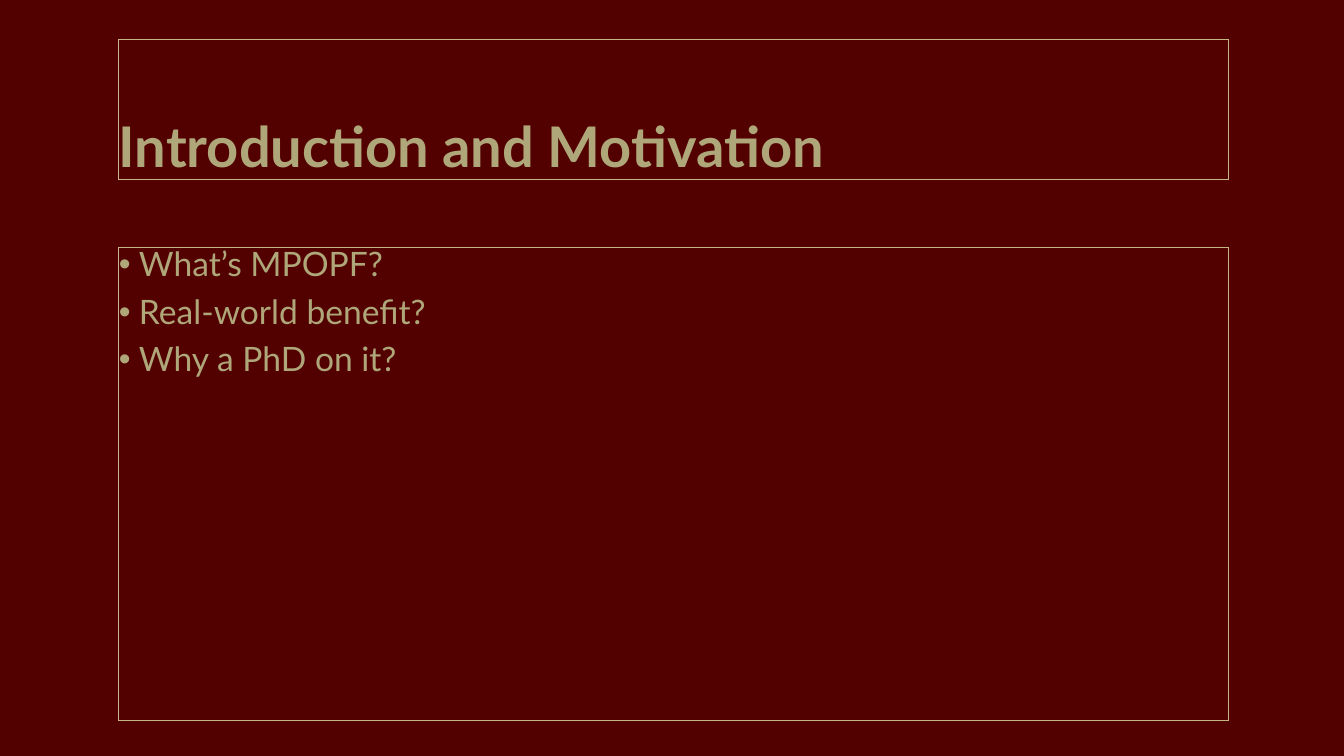
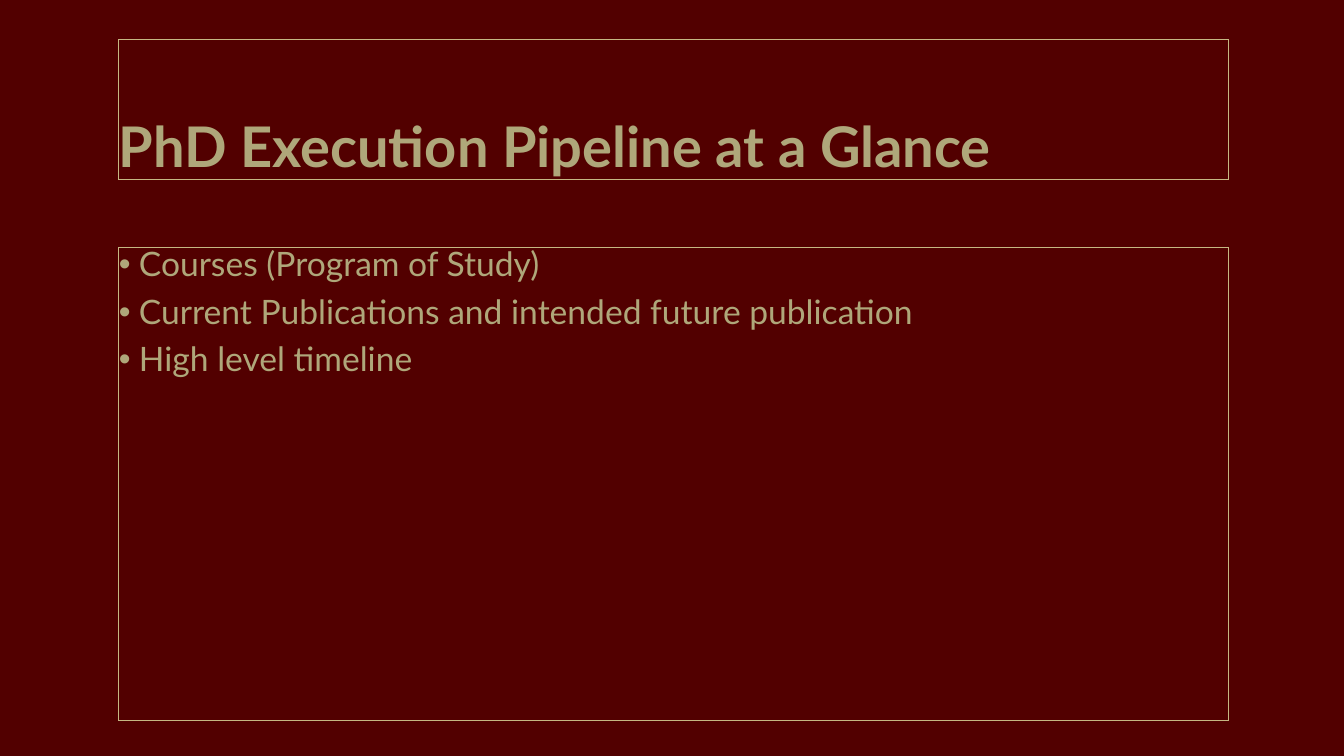
Before and after one commit to Realife-Brahmin/OriginalDocsHub-WSU-OneDrive, a slide deck: slide 7 of prelims-presentation_Jha_Aryan.pptx (slide 4 before the commit). Drawn at 1344x756 pixels with LibreOffice and Linux fonts; fonts in the diff are those of the drawing. Boxes give left, top, right and bottom in pixels: in the first picture for what was removed or moved away, otherwise in the second. Text is boxed around its words. In the diff, an @@ line names an element or a change of style, - is before the commit and + after.

```diff
--- a/prelims-presentation_Jha_Aryan.pptx
+++ b/prelims-presentation_Jha_Aryan.pptx
@@ title at bbox=[119, 125, 991, 177]: text changed @@
-Introduction and Motivation
+PhD Execution Pipeline at a Glance
@@ text at bbox=[139, 250, 912, 377]: text changed @@
-• What’s MPOPF?
-• Real-world benefit?
-• Why a PhD on it?
+• Courses (Program of Study)
+• Current Publications and intended future publication
+• High level timeline
```
Also in this commit, not shown: 3 other slides changed, 17 slides added.
